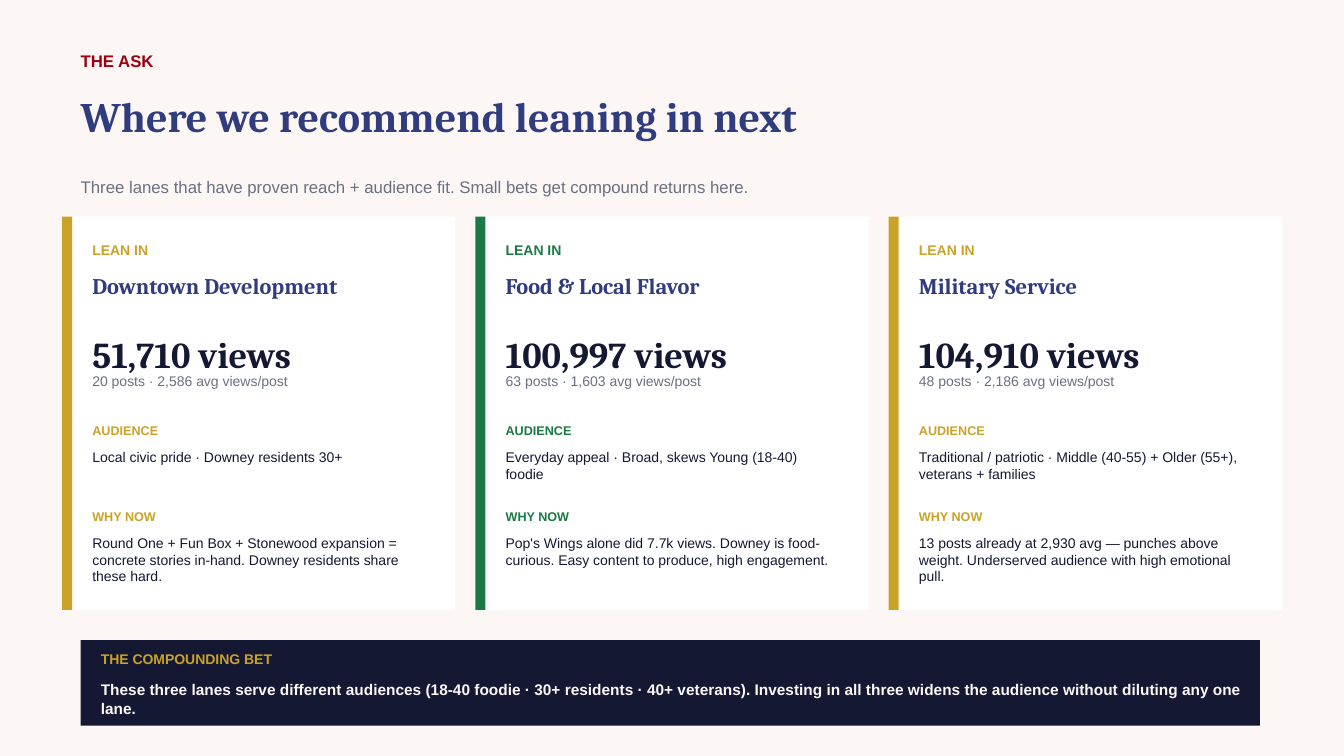
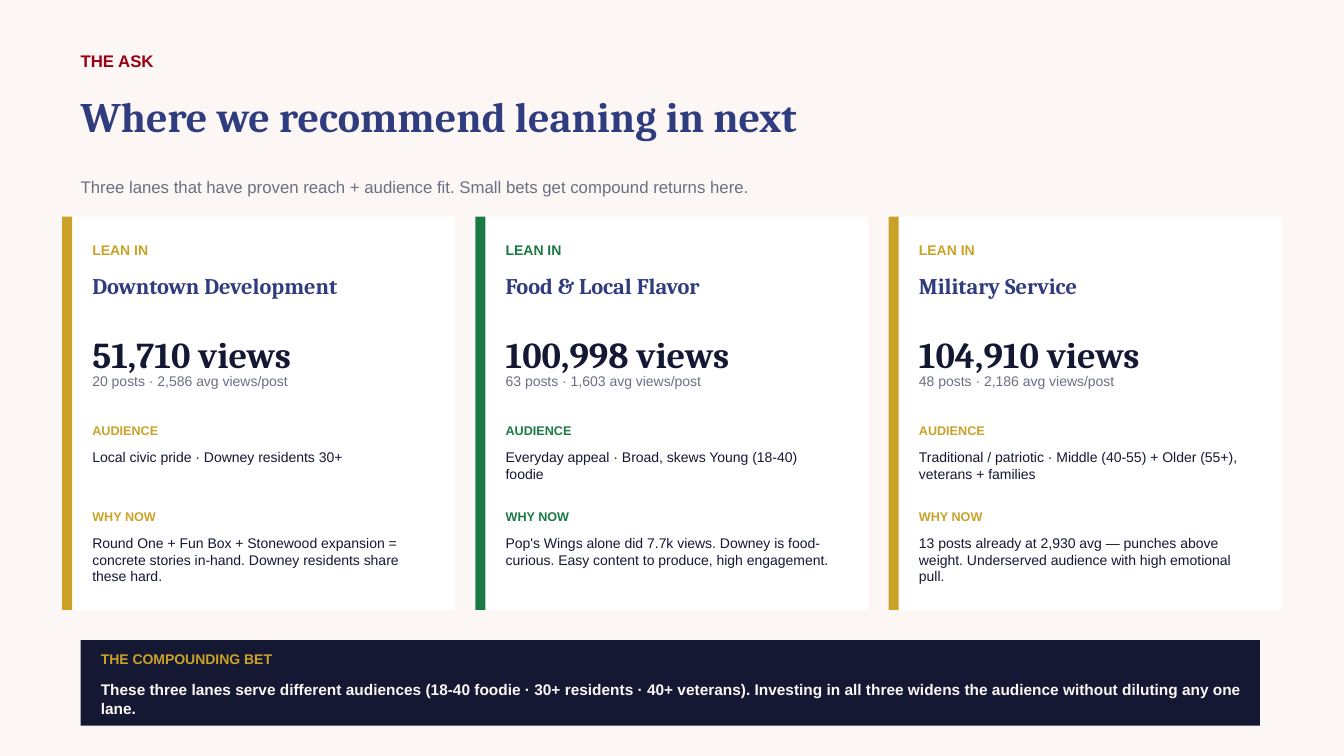
Before and after one commit to zvmmer/talking-downey-kpis, a slide deck: slide 18 of SPONSOR_CONTENT_REPORT.pptx. Drawn at 1344x756 pixels with LibreOffice and Linux fonts; fonts in the diff are those of the drawing. Boxes give left, top, right and bottom in pixels: in the first picture for what was removed or moved away, otherwise in the second. Text is boxed around its words. In the diff, an @@ line names an element or a change of style, - is before the commit and + after.

```diff
--- a/SPONSOR_CONTENT_REPORT.pptx
+++ b/SPONSOR_CONTENT_REPORT.pptx
@@ text at (506,343,730,377): text changed @@
-100,997 views
+100,998 views
```
Also in this commit, not shown: 7 other slides changed, 5 other files.
